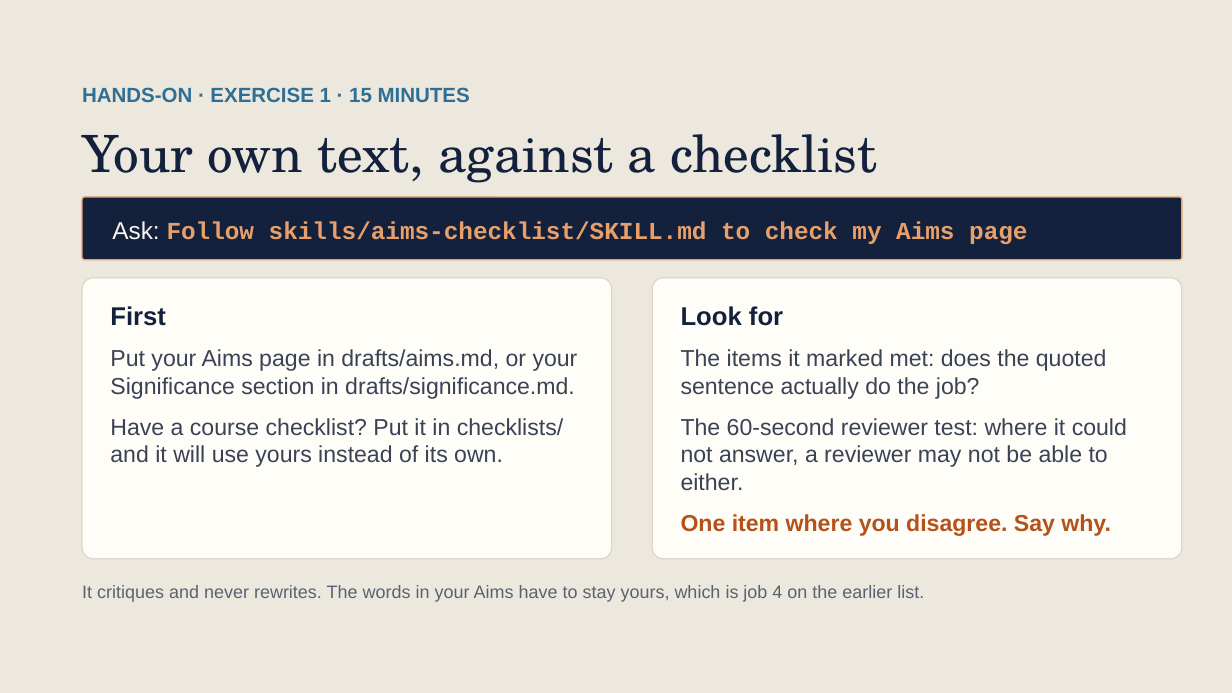
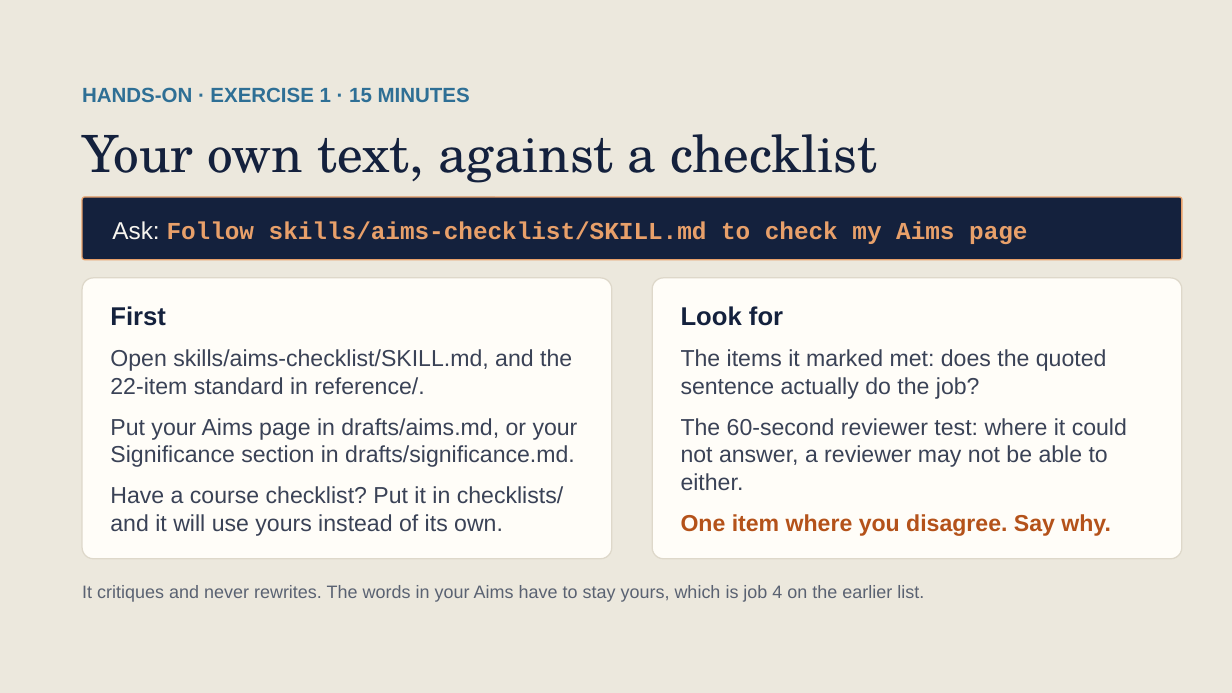
Before and after one commit to scripps-ai-enablement/ai-for-grant-writing, a slide deck: slide 30 of version 1/Using AI for Grant Writing v1.pptx (slide 32 before the commit). Drawn at 1232x693 pixels with LibreOffice and Linux fonts; fonts in the diff are those of the drawing. Boxes give left, top, right and bottom in pixels: in the first picture for what was removed or moved away, otherwise in the second. Text is boxed around its words. In the diff, an @@ line names an element or a change of style, - is before the commit and + after.

```diff
--- a/version 1/Using AI for Grant Writing v1.pptx
+++ b/version 1/Using AI for Grant Writing v1.pptx
@@ text at <box>110,349,572,395</box>: paragraph added @@
+Open skills/aims-checklist/SKILL.md, and the 22-item standard in reference/.
```
Also in this commit, not shown: 4 other slides changed, 2 slides removed, 5 other files.
